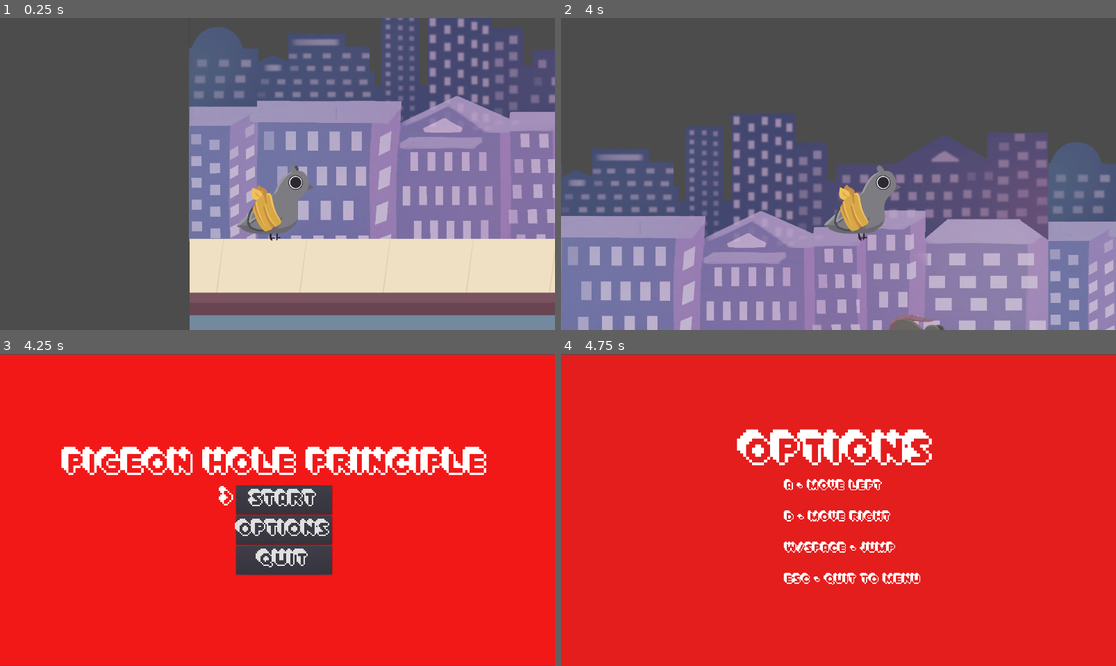
Above: before the commit, frames 1-4 (two rows, left to right).
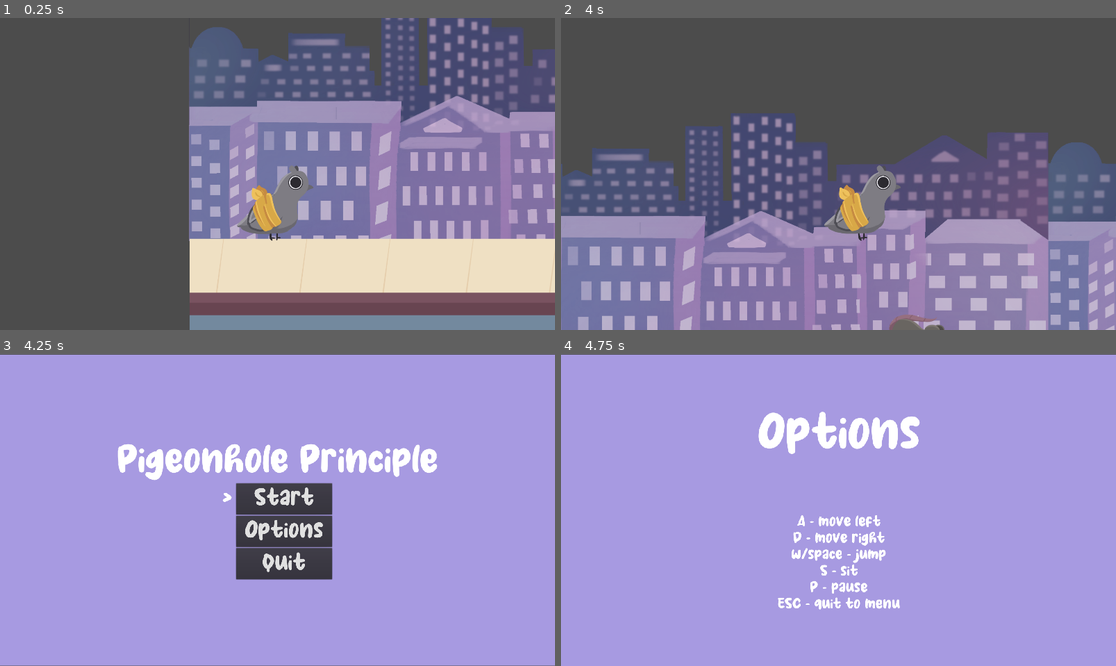
Above: after the commit, the same moments.

Repository: kavyarachita/pigeonhole-game
Game: Godot game, scene res://World.tscn
Two runs of this game, one before a commit and one after it. Both use one fixed random seed, a clock stepped at 60 frames per second and the inputs below.
Inputs:
- Up to frame 1 (0.25 s): no input
- Up to frame 2 (4 s): tap Enter (ui_accept) at 0.5, 0.6, 1.55, 2.1, 2.85, 3.8 s; hold D (right) 0.53-2.03 s; tap W (jump) at 0.77, 1.07, 1.52, 1.82, 3.02, 3.32, 3.77 s; tap S (crouch) at 1.35 s; hold A (left) 2.03-2.78 s; hold D (right) from 2.78 s (still down); hold S (crouch) from 3.53 s (still down)
- Up to frame 3 (4.25 s): keep holding D (right); keep holding S (crouch); tap W (jump) at 4.07 s; tap Escape (esc) at 4.15 s
- Up to frame 4 (4.75 s): release D (right) at 4.25 s; release S (crouch) at 4.25 s; click "Options" at 4.25 s

Frames 1-2 are identical in both runs. In frame 3, 95% of the frame differs, in the area x 0-100%, y 0-100%; in frame 4, 99%.

Commit message:
Pause menu

Diff:
--- a/game/Menu.tscn
+++ b/game/Menu.tscn
@@ -1,29 +1,27 @@
 [gd_scene load_steps=8 format=2]
 
 [ext_resource path="res://Menu.gd" type="Script" id=1]
-
-[sub_resource type="DynamicFontData" id=1]
-font_path = "res://Extrude.ttf"
+[ext_resource path="res://Milky Coffee.ttf" type="DynamicFontData" id=2]
 
 [sub_resource type="DynamicFont" id=2]
 size = 130
-font_data = SubResource( 1 )
+font_data = ExtResource( 2 )
 
 [sub_resource type="DynamicFont" id=3]
 size = 100
-font_data = SubResource( 1 )
+font_data = ExtResource( 2 )
 
 [sub_resource type="DynamicFont" id=4]
 size = 80
-font_data = SubResource( 1 )
+font_data = ExtResource( 2 )
 
 [sub_resource type="DynamicFont" id=5]
 size = 80
-font_data = SubResource( 1 )
+font_data = ExtResource( 2 )
 
 [sub_resource type="DynamicFont" id=6]
 size = 80
-font_data = SubResource( 1 )
+font_data = ExtResource( 2 )
 
 [node name="Menu" type="Control"]
 anchor_left = 0.5
@@ -39,49 +37,49 @@
 [node name="ColorRect" type="ColorRect" parent="."]
 margin_right = 1922.0
 margin_bottom = 1076.0
-color = Color( 0.952941, 0.0980392, 0.0980392, 1 )
+color = Color( 0.658824, 0.607843, 0.886275, 1 )
 
 [node name="CenterContainer" type="CenterContainer" parent="."]
 margin_right = 1919.0
 margin_bottom = 1079.0
 
 [node name="VBoxContainer" type="VBoxContainer" parent="CenterContainer"]
-margin_left = 229.0
-margin_top = 318.0
-margin_right = 1690.0
-margin_bottom = 761.0
+margin_left = 404.0
+margin_top = 301.0
+margin_right = 1515.0
+margin_bottom = 777.0
 
 [node name="CenterContainer" type="CenterContainer" parent="CenterContainer/VBoxContainer"]
-margin_right = 1461.0
-margin_bottom = 131.0
+margin_right = 1111.0
+margin_bottom = 140.0
 
 [node name="Title" type="Label" parent="CenterContainer/VBoxContainer/CenterContainer"]
-margin_right = 1461.0
-margin_bottom = 131.0
+margin_right = 1111.0
+margin_bottom = 140.0
 custom_fonts/font = SubResource( 2 )
-text = "Pigeon Hole Principle"
+text = "Pigeonhole Principle"
 
 [node name="CenterContainer2" type="CenterContainer" parent="CenterContainer/VBoxContainer"]
-margin_top = 135.0
-margin_right = 1461.0
-margin_bottom = 443.0
+margin_top = 144.0
+margin_right = 1111.0
+margin_bottom = 476.0
 
 [node name="VBoxContainer" type="VBoxContainer" parent="CenterContainer/VBoxContainer/CenterContainer2"]
-margin_left = 540.0
-margin_right = 920.0
-margin_bottom = 308.0
+margin_left = 365.0
+margin_right = 745.0
+margin_bottom = 332.0
 
 [node name="CenterContainer" type="CenterContainer" parent="CenterContainer/VBoxContainer/CenterContainer2/VBoxContainer"]
 margin_right = 380.0
-margin_bottom = 100.0
+margin_bottom = 108.0
 
 [node name="HBoxContainer" type="HBoxContainer" parent="CenterContainer/VBoxContainer/CenterContainer2/VBoxContainer/CenterContainer"]
 margin_right = 380.0
-margin_bottom = 100.0
+margin_bottom = 108.0
 
 [node name="Arrow" type="Label" parent="CenterContainer/VBoxContainer/CenterContainer2/VBoxContainer/CenterContainer/HBoxContainer"]
 margin_right = 44.0
-margin_bottom = 100.0
+margin_bottom = 108.0
 rect_min_size = Vector2( 44, 0 )
 custom_fonts/font = SubResource( 3 )
 text = ">"
@@ -89,23 +87,23 @@
 [node name="StartButton" type="Button" parent="CenterContainer/VBoxContainer/CenterContainer2/VBoxContainer/CenterContainer/HBoxContainer"]
 margin_left = 48.0
 margin_right = 380.0
-margin_bottom = 100.0
+margin_bottom = 108.0
 rect_min_size = Vector2( 332, 0 )
 custom_fonts/font = SubResource( 4 )
 text = "Start"
 
 [node name="CenterContainer2" type="CenterContainer" parent="CenterContainer/VBoxContainer/CenterContainer2/VBoxContainer"]
-margin_top = 104.0
+margin_top = 112.0
 margin_right = 380.0
-margin_bottom = 204.0
+margin_bottom = 220.0
 
 [node name="HBoxContainer" type="HBoxContainer" parent="CenterContainer/VBoxContainer/CenterContainer2/VBoxContainer/CenterContainer2"]
 margin_right = 380.0
-margin_bottom = 100.0
+margin_bottom = 108.0
 
 [node name="Arrow" type="Label" parent="CenterContainer/VBoxContainer/CenterContainer2/VBoxContainer/CenterContainer2/HBoxContainer"]
 margin_right = 44.0
-margin_bottom = 100.0
+margin_bottom = 108.0
 rect_min_size = Vector2( 44, 0 )
 custom_fonts/font = SubResource( 3 )
 text = ">"
@@ -113,22 +111,23 @@
 [node name="OptionsButton" type="Button" parent="CenterContainer/VBoxContainer/CenterContainer2/VBoxContainer/CenterContainer2/HBoxContainer"]
 margin_left = 48.0
 margin_right = 380.0
-margin_bottom = 100.0
+margin_bottom = 108.0
+rect_min_size = Vector2( 332, 0 )
 custom_fonts/font = SubResource( 5 )
 text = "Options"
 
 [node name="CenterContainer3" type="CenterContainer" parent="CenterContainer/VBoxContainer/CenterContainer2/VBoxContainer"]
-margin_top = 208.0
+margin_top = 224.0
 margin_right = 380.0
-margin_bottom = 308.0
+margin_bottom = 332.0
 
 [node name="HBoxContainer" type="HBoxContainer" parent="CenterContainer/VBoxContainer/CenterContainer2/VBoxContainer/CenterContainer3"]
 margin_right = 380.0
-margin_bottom = 100.0
+margin_bottom = 108.0
 
 [node name="Arrow" type="Label" parent="CenterContainer/VBoxContainer/CenterContainer2/VBoxContainer/CenterContainer3/HBoxContainer"]
 margin_right = 44.0
-margin_bottom = 100.0
+margin_bottom = 108.0
 rect_min_size = Vector2( 44, 0 )
 custom_fonts/font = SubResource( 3 )
 text = ">"
@@ -136,7 +135,7 @@
 [node name="QuitButton" type="Button" parent="CenterContainer/VBoxContainer/CenterContainer2/VBoxContainer/CenterContainer3/HBoxContainer"]
 margin_left = 48.0
 margin_right = 380.0
-margin_bottom = 100.0
+margin_bottom = 108.0
 rect_min_size = Vector2( 332, 0 )
 custom_fonts/font = SubResource( 6 )
 text = "Quit"
--- a/game/Menus/Options.gd
+++ b/game/Menus/Options.gd
@@ -1,10 +1,4 @@
 extends ColorRect
-
-
-# Declare member variables here. Examples:
-# var a = 2
-# var b = "text"
-
 
 # Called when the node enters the scene tree for the first time.
 func _ready():
--- a/game/Menus/Options.tscn
+++ b/game/Menus/Options.tscn
@@ -1,56 +1,53 @@
-[gd_scene load_steps=6 format=2]
+[gd_scene load_steps=5 format=2]
 
 [ext_resource path="res://Menus/Options.gd" type="Script" id=1]
-[ext_resource path="res://extrude.tres" type="DynamicFontData" id=2]
+[ext_resource path="res://Milky Coffee.ttf" type="DynamicFontData" id=2]
 
 [sub_resource type="DynamicFont" id=5]
 size = 166
 font_data = ExtResource( 2 )
 
-[sub_resource type="DynamicFontData" id=6]
-font_path = "res://Extrude.ttf"
-
 [sub_resource type="DynamicFont" id=4]
 size = 50
-font_data = SubResource( 6 )
+font_data = ExtResource( 2 )
 
 [node name="Options" type="ColorRect"]
 margin_right = 1924.0
 margin_bottom = 1080.0
-color = Color( 0.898039, 0.117647, 0.117647, 1 )
+color = Color( 0.658824, 0.607843, 0.886275, 1 )
 script = ExtResource( 1 )
 
 [node name="CenterContainer" type="CenterContainer" parent="."]
-margin_left = 2.0
-margin_top = -112.0
-margin_right = 1921.0
-margin_bottom = 966.0
+anchor_right = 1.0
+anchor_bottom = 1.0
 
-[node name="Title" type="Label" parent="CenterContainer"]
-margin_left = 628.0
-margin_top = 370.0
-margin_right = 1291.0
-margin_bottom = 707.0
+[node name="VBoxContainer" type="VBoxContainer" parent="CenterContainer"]
+margin_left = 679.0
+margin_top = 189.0
+margin_right = 1245.0
+margin_bottom = 891.0
+
+[node name="Title" type="Label" parent="CenterContainer/VBoxContainer"]
+margin_right = 566.0
+margin_bottom = 359.0
 custom_fonts/font = SubResource( 5 )
 text = "Options
 "
 
-[node name="CenterContainer2" type="CenterContainer" parent="."]
-margin_left = 52.0
-margin_top = 78.0
-margin_right = 1972.0
-margin_bottom = 1158.0
+[node name="CenterContainer" type="CenterContainer" parent="CenterContainer/VBoxContainer"]
+margin_top = 363.0
+margin_right = 566.0
+margin_bottom = 702.0
 
-[node name="Label" type="Label" parent="CenterContainer2"]
-margin_left = 725.0
-margin_top = 352.0
-margin_right = 1194.0
-margin_bottom = 727.0
+[node name="Label" type="Label" parent="CenterContainer/VBoxContainer/CenterContainer"]
+margin_left = 71.0
+margin_right = 494.0
+margin_bottom = 339.0
 custom_fonts/font = SubResource( 4 )
 text = "A - move left
-
 D - move right
-
 w/space - jump
-
+S - sit
+P - pause
 ESC - quit to menu"
+align = 1
--- /dev/null
+++ b/game/Menus/Pause.gd
@@ -0,0 +1,70 @@
+extends Control
+
+func _input(event):
+	if event.is_action_pressed("pause"):
+		"""
+		Pauses or unpauses everything. Makes pause screen visible/invisible
+		"""
+		var new_pause_state = not get_tree().paused
+		get_tree().paused = new_pause_state
+		visible = new_pause_state
+
+func _physics_process(delta):
+	if Input.is_action_just_pressed("esc"):
+		"""
+		Unpauses game if paused and goes to menu
+		"""
+		get_tree().paused = false
+		get_tree().change_scene("res://Menu.tscn")
+
+"""
+onready var selector_one = $CanvasLayer/Pause/CenterContainer/VBoxContainer/CenterContainer2/VBoxContainer/CenterContainer/HBoxContainer/Label
+onready var selector_two = $CanvasLayer/Pause/CenterContainer/VBoxContainer/CenterContainer4/VBoxContainer/CenterContainer/HBoxContainer/Label
+onready var selector_three = $CanvasLayer/Pause/CenterContainer/VBoxContainer/CenterContainer3/VBoxContainer/CenterContainer/HBoxContainer/Label
+
+var current_selection = 0
+
+# Called when the node enters the scene tree for the first time.
+func _ready():
+	set_current_selection(0)
+
+# Called every frame. 'delta' is the elapsed time since the previous frame.
+func _process(delta):
+	if Input.is_action_just_pressed("ui_down") and current_selection < 2:
+		current_selection += 1
+		set_current_selection(current_selection)
+	elif Input.is_action_just_pressed("ui_up") and current_selection > 0:
+		current_selection -= 1
+		set_current_selection(current_selection)
+	elif Input.is_action_just_pressed("ui_accept"):
+		handle_selection(current_selection)
+
+
+func _on_StartButton_pressed(): #pressing the Start button will start the game
+	get_tree().paused = false
+
+func _on_MenuButton_pressed(): #pressing the options button should show a static image of options
+	get_tree().change_scene("res://Menu.tscn")
+
+func _on_QuitButton_pressed():
+	get_tree().change_scene("res://World.tscn")
+
+func handle_selection(_current_selection):
+	if _current_selection == 0:
+		get_tree().paused = false
+	elif _current_selection == 1:
+		get_tree().change_scene("res://Menu.tscn")
+	elif _current_selection == 2:
+		get_tree().change_scene("res://World.tscn")
+
+func set_current_selection(_current_selection):
+	selector_one.text = ""
+	selector_two.text = ""
+	selector_three.text = ""
+	if _current_selection == 0:
+		selector_one.text = ">"
+	elif _current_selection == 1:
+		selector_two.text = ">"
+	elif _current_selection == 2:
+		selector_three.text = ">"
+"""
--- a/game/World.tscn
+++ b/game/World.tscn
@@ -22,6 +22,9 @@
 [ext_resource path="res://Sprites/Pigeon Sprite/Peck Attack/Untitled_Artwork-4-1.png" type="Texture" id=20]
 [ext_resource path="res://Sprites/Pigeon Sprite/Peck Attack/Untitled_Artwork-1.png" type="Texture" id=21]
 [ext_resource path="res://Sprites/Pigeon Sprite/Peck Attack/Untitled_Artwork-4.png" type="Texture" id=22]
+[ext_resource path="res://Menus/Pause.gd" type="Script" id=23]
+[ext_resource path="res://Extrude.ttf" type="DynamicFontData" id=24]
+[ext_resource path="res://Milky Coffee.ttf" type="DynamicFontData" id=25]
 
 [sub_resource type="ConvexPolygonShape2D" id=1]
 points = PoolVector2Array( 288, 288, 0, 288, 0, 0, 288, 0 )
@@ -107,7 +110,25 @@
 [sub_resource type="RectangleShape2D" id=7]
 extents = Vector2( 30, 111.326 )
 
-[node name="Node2D" type="Node2D"]
+[sub_resource type="DynamicFont" id=8]
+size = 166
+font_data = ExtResource( 25 )
+
+[sub_resource type="DynamicFont" id=9]
+size = 100
+font_data = ExtResource( 24 )
+
+[sub_resource type="DynamicFont" id=10]
+size = 80
+font_data = ExtResource( 25 )
+
+[sub_resource type="Theme" id=11]
+
+[sub_resource type="DynamicFont" id=12]
+size = 25
+font_data = ExtResource( 25 )
+
+[node name="WorldNode" type="Node2D"]
 script = ExtResource( 14 )
 
 [node name="TileMap" type="TileMap" parent="."]
@@ -183,4 +204,172 @@
 texture = ExtResource( 17 )
 stretch_mode = 2
 
+[node name="CanvasLayer" type="CanvasLayer" parent="."]
+layer = 100
+
+[node name="Pause" type="Control" parent="CanvasLayer"]
+pause_mode = 2
+visible = false
+anchor_right = 1.0
+anchor_bottom = 1.0
+script = ExtResource( 23 )
+
+[node name="ColorRect" type="ColorRect" parent="CanvasLayer/Pause"]
+anchor_right = 1.0
+anchor_bottom = 1.0
+color = Color( 0.658824, 0.607843, 0.886275, 0.733333 )
+
+[node name="CenterContainer" type="CenterContainer" parent="CanvasLayer/Pause"]
+margin_right = 1919.0
+margin_bottom = 1065.0
+rect_rotation = 0.30243
+
+[node name="VBoxContainer" type="VBoxContainer" parent="CanvasLayer/Pause/CenterContainer"]
+margin_left = 666.0
+margin_top = 193.0
+margin_right = 1252.0
+margin_bottom = 872.0
+
+[node name="CenterContainer" type="CenterContainer" parent="CanvasLayer/Pause/CenterContainer/VBoxContainer"]
+margin_right = 586.0
+margin_bottom = 178.0
+
+[node name="Label" type="Label" parent="CanvasLayer/Pause/CenterContainer/VBoxContainer/CenterContainer"]
+margin_left = 81.0
+margin_right = 505.0
+margin_bottom = 178.0
+custom_fonts/font = SubResource( 8 )
+text = "Pause"
+
+[node name="CenterContainer2" type="CenterContainer" parent="CanvasLayer/Pause/CenterContainer/VBoxContainer"]
+margin_top = 182.0
+margin_right = 586.0
+margin_bottom = 345.0
+
+[node name="VBoxContainer" type="VBoxContainer" parent="CanvasLayer/Pause/CenterContainer/VBoxContainer/CenterContainer2"]
+margin_left = 23.0
+margin_right = 563.0
+margin_bottom = 163.0
+
+[node name="CenterContainer" type="CenterContainer" parent="CanvasLayer/Pause/CenterContainer/VBoxContainer/CenterContainer2/VBoxContainer"]
+margin_right = 540.0
+margin_bottom = 100.0
+
+[node name="HBoxContainer" type="HBoxContainer" parent="CanvasLayer/Pause/CenterContainer/VBoxContainer/CenterContainer2/VBoxContainer/CenterContainer"]
+margin_left = 80.0
+margin_right = 460.0
+margin_bottom = 100.0
+
+[node name="Label" type="Label" parent="CanvasLayer/Pause/CenterContainer/VBoxContainer/CenterContainer2/VBoxContainer/CenterContainer/HBoxContainer"]
+margin_right = 44.0
+margin_bottom = 100.0
+rect_min_size = Vector2( 44, 0 )
+custom_fonts/font = SubResource( 9 )
+text = ">"
+
+[node name="StartButton" type="Button" parent="CanvasLayer/Pause/CenterContainer/VBoxContainer/CenterContainer2/VBoxContainer/CenterContainer/HBoxContainer"]
+margin_left = 48.0
+margin_right = 380.0
+margin_bottom = 100.0
+rect_min_size = Vector2( 332, 0 )
+custom_fonts/font = SubResource( 10 )
+text = "Start"
+
+[node name="Label" type="Label" parent="CanvasLayer/Pause/CenterContainer/VBoxContainer/CenterContainer2/VBoxContainer"]
+margin_top = 104.0
+margin_right = 540.0
+margin_bottom = 163.0
+theme = SubResource( 11 )
+custom_fonts/font = SubResource( 12 )
+text = "Click \"Start\" or \"P\" to keep going!
+You can hit \"P\" to pause or unpause at any time."
+align = 1
+
+[node name="CenterContainer4" type="CenterContainer" parent="CanvasLayer/Pause/CenterContainer/VBoxContainer"]
+margin_top = 349.0
+margin_right = 586.0
+margin_bottom = 512.0
+
+[node name="VBoxContainer" type="VBoxContainer" parent="CanvasLayer/Pause/CenterContainer/VBoxContainer/CenterContainer4"]
+margin_right = 586.0
+margin_bottom = 163.0
+
+[node name="CenterContainer" type="CenterContainer" parent="CanvasLayer/Pause/CenterContainer/VBoxContainer/CenterContainer4/VBoxContainer"]
+margin_right = 586.0
+margin_bottom = 100.0
+
+[node name="HBoxContainer" type="HBoxContainer" parent="CanvasLayer/Pause/CenterContainer/VBoxContainer/CenterContainer4/VBoxContainer/CenterContainer"]
+margin_left = 103.0
+margin_right = 483.0
+margin_bottom = 100.0
+
+[node name="Label" type="Label" parent="CanvasLayer/Pause/CenterContainer/VBoxContainer/CenterContainer4/VBoxContainer/CenterContainer/HBoxContainer"]
+margin_right = 44.0
+margin_bottom = 100.0
+rect_min_size = Vector2( 44, 0 )
+custom_fonts/font = SubResource( 9 )
+text = ">"
+
+[node name="MenuButton" type="Button" parent="CanvasLayer/Pause/CenterContainer/VBoxContainer/CenterContainer4/VBoxContainer/CenterContainer/HBoxContainer"]
+margin_left = 48.0
+margin_right = 380.0
+margin_bottom = 100.0
+rect_min_size = Vector2( 332, 0 )
+custom_fonts/font = SubResource( 10 )
+text = "Menu"
+
+[node name="Label" type="Label" parent="CanvasLayer/Pause/CenterContainer/VBoxContainer/CenterContainer4/VBoxContainer"]
+margin_top = 104.0
+margin_right = 586.0
+margin_bottom = 163.0
+theme = SubResource( 11 )
+custom_fonts/font = SubResource( 12 )
+text = "Click \"Menu\" or \"Esc\" to go back to the Main Menu!
+You can hit \"Esc\" to escape to the menu at any time."
+align = 1
+
+[node name="CenterContainer3" type="CenterContainer" parent="CanvasLayer/Pause/CenterContainer/VBoxContainer"]
+margin_top = 516.0
+margin_right = 586.0
+margin_bottom = 679.0
+
+[node name="VBoxContainer" type="VBoxContainer" parent="CanvasLayer/Pause/CenterContainer/VBoxContainer/CenterContainer3"]
+margin_left = 88.0
+margin_right = 497.0
+margin_bottom = 163.0
+
+[node name="CenterContainer" type="CenterContainer" parent="CanvasLayer/Pause/CenterContainer/VBoxContainer/CenterContainer3/VBoxContainer"]
+margin_right = 409.0
+margin_bottom = 100.0
+
+[node name="HBoxContainer" type="HBoxContainer" parent="CanvasLayer/Pause/CenterContainer/VBoxContainer/CenterContainer3/VBoxContainer/CenterContainer"]
+margin_left = 14.0
+margin_right = 394.0
+margin_bottom = 100.0
+
+[node name="Label" type="Label" parent="CanvasLayer/Pause/CenterContainer/VBoxContainer/CenterContainer3/VBoxContainer/CenterContainer/HBoxContainer"]
+margin_right = 44.0
+margin_bottom = 100.0
+rect_min_size = Vector2( 44, 0 )
+custom_fonts/font = SubResource( 9 )
+text = ">"
+
+[node name="RestartButton" type="Button" parent="CanvasLayer/Pause/CenterContainer/VBoxContainer/CenterContainer3/VBoxContainer/CenterContainer/HBoxContainer"]
+margin_left = 48.0
+margin_right = 380.0
+margin_bottom = 100.0
+rect_min_size = Vector2( 332, 0 )
+custom_fonts/font = SubResource( 10 )
+text = "Restart"
+
+[node name="Label" type="Label" parent="CanvasLayer/Pause/CenterContainer/VBoxContainer/CenterContainer3/VBoxContainer"]
+margin_top = 104.0
+margin_right = 409.0
+margin_bottom = 163.0
+theme = SubResource( 11 )
+custom_fonts/font = SubResource( 12 )
+text = "Click \"Restart\" to restart the game!
+You can also restart from the menu."
+align = 1
+
 [connection signal="body_entered" from="Player/Area2D" to="Player" method="_on_Area2D_body_entered"]
--- a/game/project.godot
+++ b/game/project.godot
@@ -57,6 +57,11 @@
 "events": [ Object(InputEventKey,"resource_local_to_scene":false,"resource_name":"","device":0,"alt":false,"shift":false,"control":false,"meta":false,"command":false,"pressed":false,"scancode":16777217,"physical_scancode":0,"unicode":0,"echo":false,"script":null)
  ]
 }
+pause={
+"deadzone": 0.5,
+"events": [ Object(InputEventKey,"resource_local_to_scene":false,"resource_name":"","device":0,"alt":false,"shift":false,"control":false,"meta":false,"command":false,"pressed":false,"scancode":80,"physical_scancode":0,"unicode":0,"echo":false,"script":null)
+ ]
+}
 
 [physics]
 
Binary file added: game/Honey Mints.ttf
Binary file added: game/Milky Coffee.ttf
Not shown: 1 places in game/World.tscn that only renumber resources
